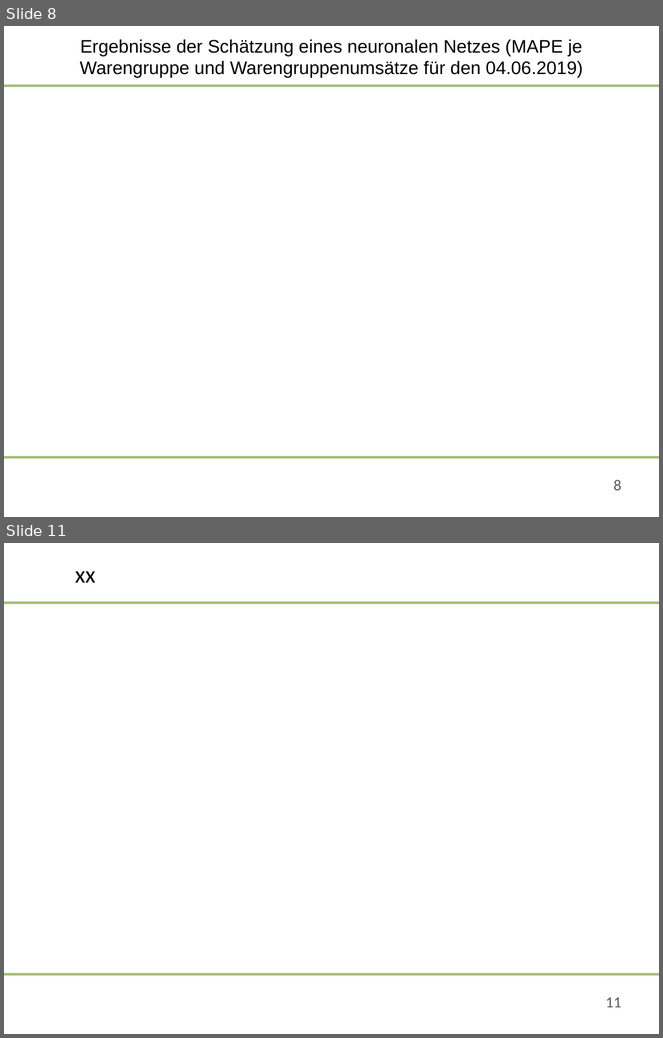
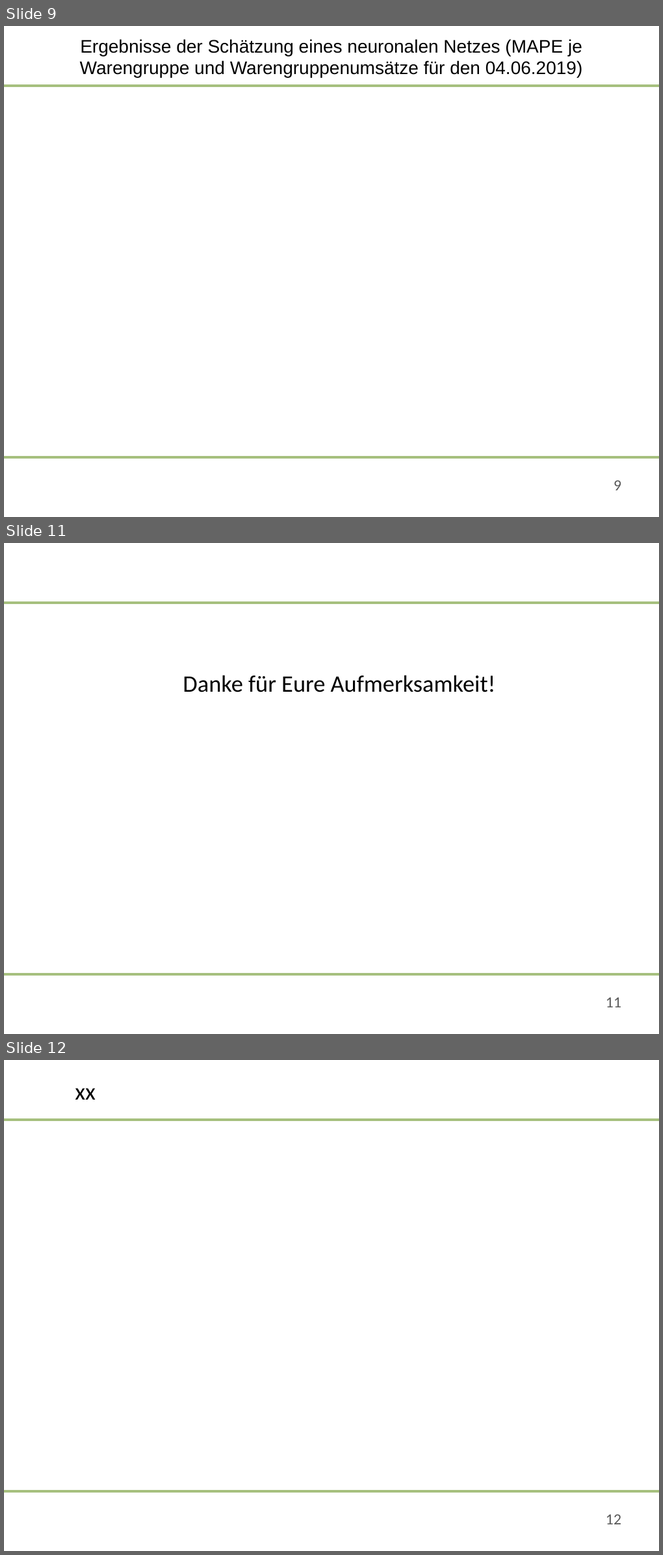
Before and after one commit to saludwig26/Data-science-Team-5-1, a slide deck: 09-06-2020-Präsentation_Team 5.pptx. Shown one above the other, each under a label of ours: slides 8 and 11 before the commit, slides 9, 11 and 12 after it; the slides between them are not shown. The pictures are 663x1038 and 663x1555 pixels, drawn with LibreOffice and Linux fonts; fonts in the diff are those of the drawing; background and template pictures are left out. Boxes give left, top, right and bottom in pixels: in the first picture for what was removed or moved away, otherwise in the second. Text is boxed around its words. In the diff, an @@ line names an element or a change of style, - is before the commit and + after.

```diff
--- a/09-06-2020-Präsentation_Team 5.pptx
+++ b/09-06-2020-Präsentation_Team 5.pptx
@@ slide 11 added at (4, 543, 659, 1034), background #FFFFFF; not listed: 2 template elements that a slide beside it also shows @@
@@ title added at (183, 675, 496, 693), 26 pt, text #000000 @@
+Danke für Eure Aufmerksamkeit!
@@ rectangle added at (12, 979, 172, 1026), fill #FFFFFF, outline #FFFFFF 2 pt @@
@@ page number added at (606, 997, 622, 1008), 17 pt, text #595959 @@
+11
@@ what was slide 8 is now slide 9 @@
@@ page number at (614, 480, 622, 491): text changed @@
-8
+9
@@ what was slide 11 is now slide 12 @@
@@ page number at (606, 1514, 622, 1525): text changed @@
-11
+12
```
Also in this commit, not shown: 7 slides changed, 1 other slide added, 1 slide removed.
